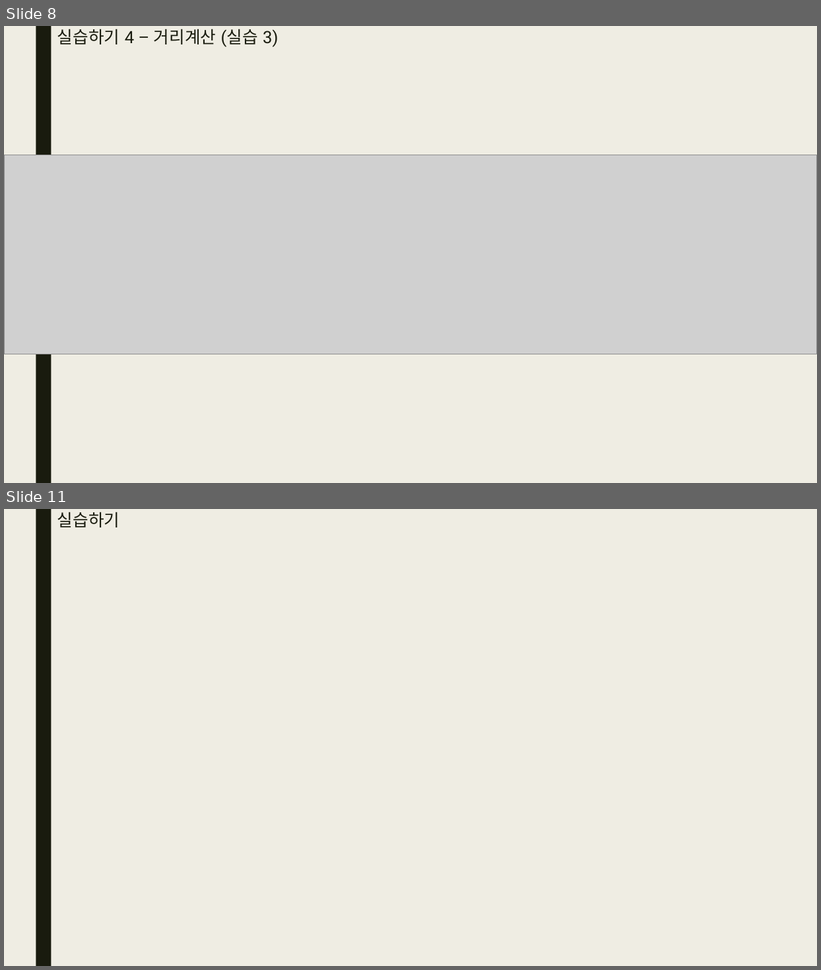
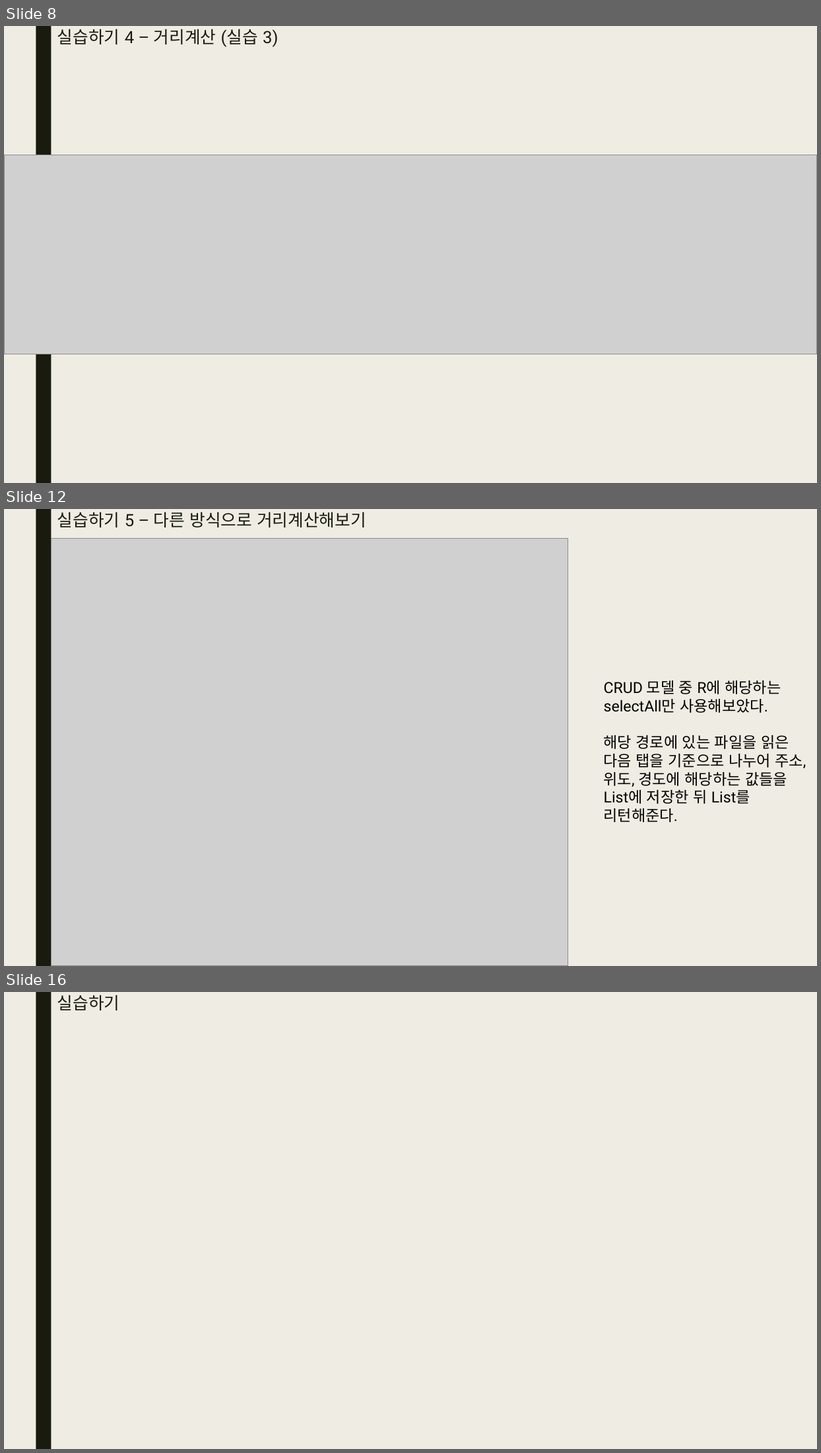
Before and after one commit to bino0130/kopo-java, a slide deck: 자바심화 과제/20230425 자바심화 과제 남정현.pptx. Shown one above the other, each under a label of ours: slides 8 and 11 before the commit, slides 8, 12 and 16 after it; the slides between them are not shown. The pictures are 821x970 and 821x1453 pixels, drawn with LibreOffice and Linux fonts; fonts in the diff are those of the drawing; grey boxes stand for pictures. Boxes give left, top, right and bottom in pixels: in the first picture for what was removed or moved away, otherwise in the second. Text is boxed around its words. In the diff, an @@ line names an element or a change of style, - is before the commit and + after.

```diff
--- a/자바심화 과제/20230425 자바심화 과제 남정현.pptx
+++ b/자바심화 과제/20230425 자바심화 과제 남정현.pptx
@@ slide 12 added at (4, 509, 817, 966), background #EFEDE3; not listed: 1 template element that a slide beside it also shows @@
@@ title added at (57, 512, 366, 527), 20 pt, text #191B0E @@
+실습하기 5 – 다른 방식으로 거리계산해보기
@@ picture added at (52, 538, 569, 966) @@
@@ text added at (604, 681, 806, 823), 18 pt, text #000000 @@
+CRUD 모델 중 R에 해당하는 selectAll만 사용해보았다.
+해당 경로에 있는 파일을 읽은 다음 탭을 기준으로 나누어 주소, 위도, 경도에 해당하는 값들을 List에 저장한 뒤 List를 리턴해준다.
@@ what was slide 11 is now slide 16 @@
```
Also in this commit, not shown: 2 slides changed, 4 other slides added.
